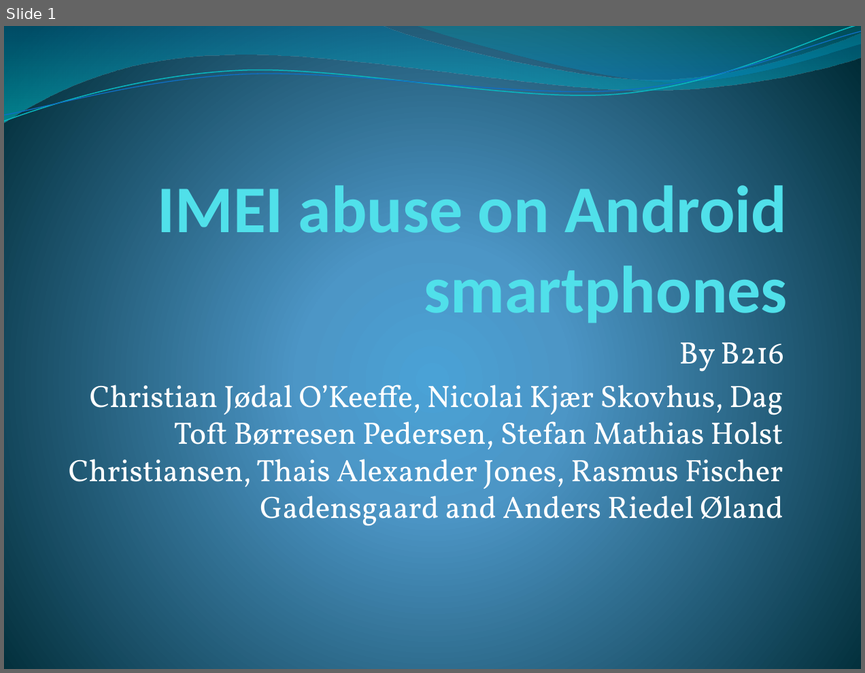
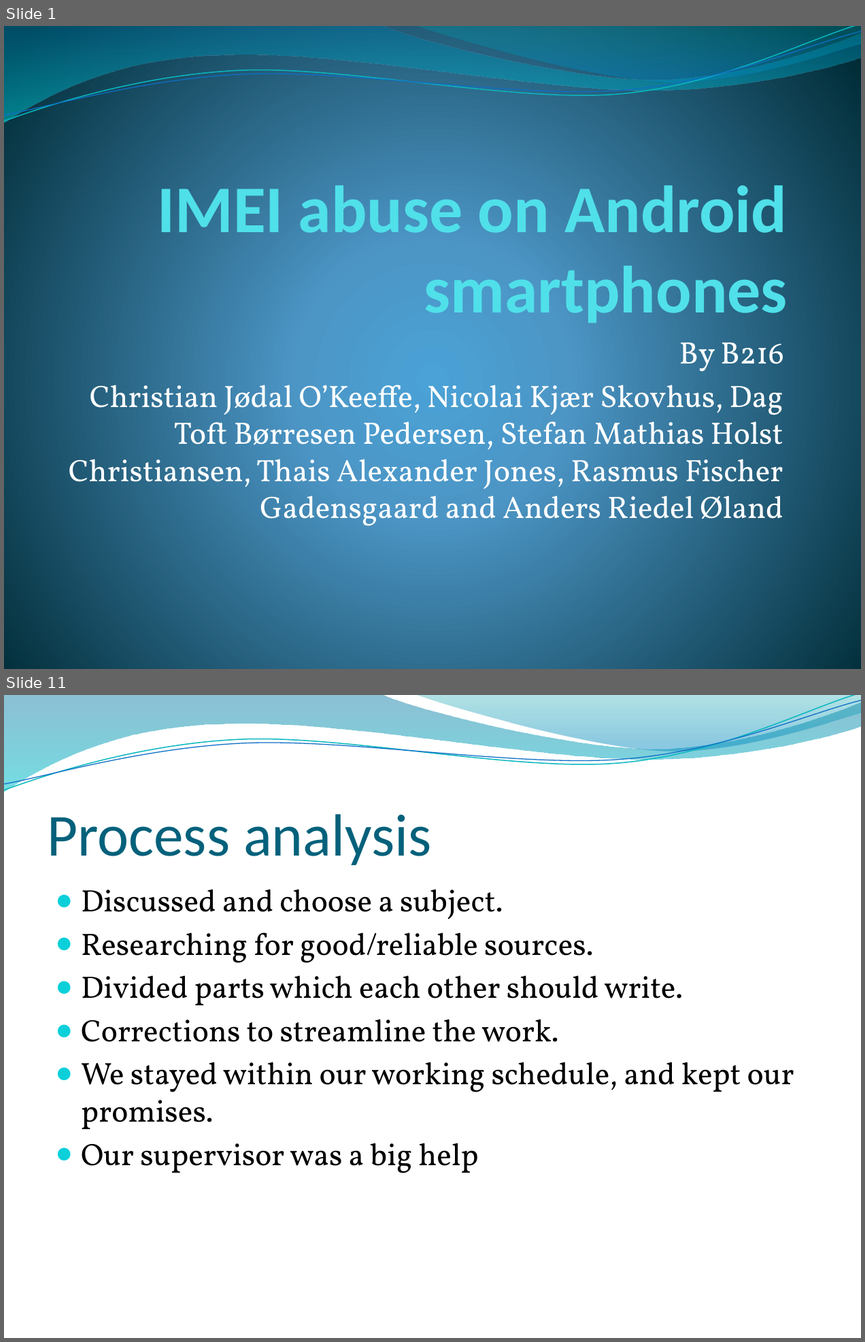
Before and after one commit to christianokeeffe/p0-uni, a slide deck: p0-uni/IMEI abuse on Android smartphones.pptx. Shown one above the other, each under a label of ours: slide 1 before the commit, slides 1 and 11 after it; the slides between them are not shown. The pictures are 865x673 and 865x1342 pixels, drawn with LibreOffice and Linux fonts; fonts in the diff are those of the drawing; background and template pictures are left out. Boxes give left, top, right and bottom in pixels: in the first picture for what was removed or moved away, otherwise in the second. Text is boxed around its words. In the diff, an @@ line names an element or a change of style, - is before the commit and + after.

```diff
--- a/p0-uni/IMEI abuse on Android smartphones.pptx
+++ b/p0-uni/IMEI abuse on Android smartphones.pptx
@@ slide 11 added at (4, 695, 861, 1338), background picture (left out); not listed: 4 template elements that a slide beside it also shows @@
@@ title added at (47, 814, 432, 865), 50 pt, text #04617B @@
+Process analysis
@@ text added at (81, 889, 794, 1173), 26 pt, text #000000 @@
+● Discussed and choose a subject.
+● Researching for good/reliable sources.
+● Divided parts which each other should write.
+● Corrections to streamline the work.
+● We stayed within our working schedule, and kept our promises.
+● Our supervisor was a big help
```
Also in this commit, not shown: 1 slide changed, 9 other slides added, 1 other file.
